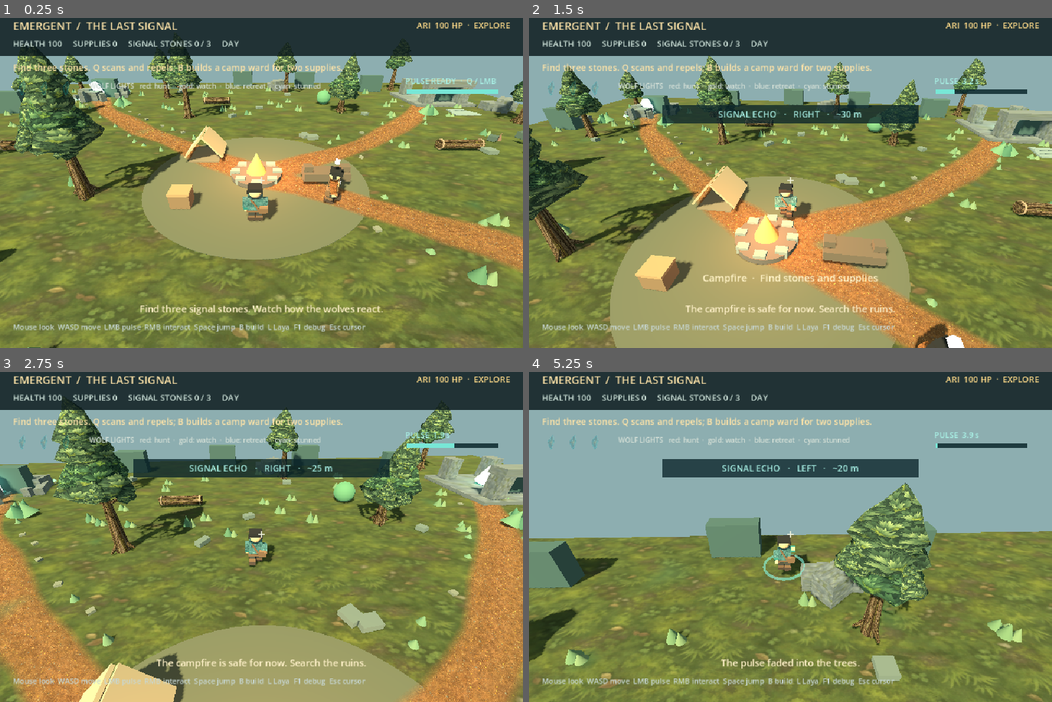
Above: before the commit, frames 1-4 (two rows, left to right).
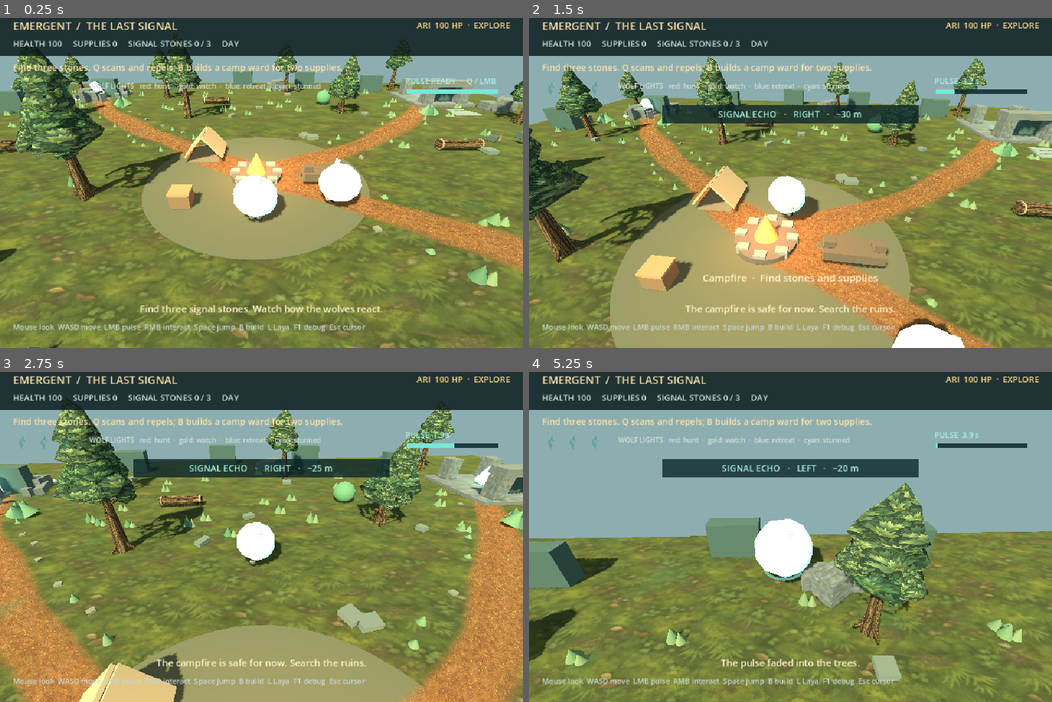
Above: after the commit, the same moments.

Repository: Morainet/Emergent
Game: Godot game, scene res://scenes/forest3d.tscn
Same seed, same stepped clock (60 frames per second), same inputs: the game is played once before the commit and once after it.
Inputs (mouse positions are in pixels of both pictures, inside the frame that each line leads up to):
- Up to frame 1 (0.25 s): no input
- Up to frame 2 (1.5 s): tap Enter at 0.5 s; move the mouse to (816, 179) at 0.52 s; hold R 0.53-1.28 s; hold W from 0.53 s (still down); click (816, 179) at 0.67 s; tap Space at 0.77, 1.07 s; move the mouse to (764, 183) at 1.27 s; tap E at 1.35 s
- Up to frame 3 (2.75 s): keep holding W; tap Space at 1.52, 1.82 s; move the mouse to (271, 527) at 2.02 s; tap Q at 2.1 s
- Up to frame 4 (5.25 s): keep holding W; move the mouse to (785, 540) at 2.77 s; tap B at 2.85 s; click (785, 540) at 2.92 s; tap Space at 3.02, 3.32, 3.77, 4.07, 4.52, 4.82 s; move the mouse to (827, 537) at 3.52 s; tap L at 3.6 s; move the mouse to (748, 530) at 4.27 s; tap R at 4.35 s; move the mouse to (795, 533) at 5.02 s; tap E at 5.1 s; click (795, 533) at 5.17 s

The runs differ from the first frame. In frame 1, 1.9% of the frame differs, in the area x 44-70%, y 44-63%; in frame 2, 1.5%; in frame 3, 0.8%; in frame 4, 1.7%.

Commit message:
Improve explorer and Ari character models

Diff:
--- /dev/null
+++ b/scenes/ari_avatar.tscn
@@ -0,0 +1,7 @@
+[gd_scene load_steps=2 format=3]
+
+[ext_resource type="Script" path="res://scripts/explorer_avatar.gd" id="1_avatar"]
+
+[node name="AriAvatar" type="Node3D"]
+script = ExtResource("1_avatar")
+character = "Ari"
--- /dev/null
+++ b/scenes/explorer_avatar.tscn
@@ -0,0 +1,6 @@
+[gd_scene load_steps=2 format=3]
+
+[ext_resource type="Script" path="res://scripts/explorer_avatar.gd" id="1_avatar"]
+
+[node name="ExplorerAvatar" type="Node3D"]
+script = ExtResource("1_avatar")
--- a/scripts/explorer_avatar.gd
+++ b/scripts/explorer_avatar.gd
@@ -1,21 +1,16 @@
+@tool
 class_name ExplorerAvatar
 extends Node3D
 
-const JACKET := Color("2e716d")
-const JACKET_LIGHT := Color("408783")
-const SHIRT := Color("c9bda2")
-const SKIN := Color("d8a980")
-const HAIR := Color("292a2a")
-const TROUSERS := Color("3f403c")
-const LEATHER := Color("725842")
-const BOOTS := Color("473b34")
-const SIGNAL := Color("79ecdf")
+# Faces -Z; origin remains centred inside the gameplay capsule.
 const EXPLORER_CANVAS = preload("res://assets/characters/explorer_canvas.png")
 const ARI_CANVAS = preload("res://assets/characters/ari_canvas.png")
-
-var jacket_color := JACKET
-var jacket_light_color := JACKET_LIGHT
-var signal_color := SIGNAL
+const SKIN := Color("d9ac87")
+const HAIR := Color("292c30")
+const LEATHER := Color("68503d")
+const BOOTS := Color("3b3430")
+
+@export_enum("Explorer", "Ari") var character := "Explorer"
 var left_leg: Node3D
 var right_leg: Node3D
 var left_arm: Node3D
@@ -30,13 +25,14 @@
 
 
 func _ready() -> void:
-	_build()
+	if get_child_count() == 0:
+		_build()
 
 
 func play_action(name: String, duration: float = 0.42) -> void:
 	action_name = name
-	action_duration = duration
-	action_time = duration
+	action_duration = maxf(duration, 0.01)
+	action_time = action_duration
 
 
 func animate(walk_time: float, horizontal_speed: float, pulse: float, vertical_speed: float = 0.0, grounded: bool = true, delta: float = 0.016, step_phase: float = -1.0) -> void:
@@ -82,90 +78,163 @@
 
 
 func _build() -> void:
-	# CharacterBody3D origin is at the center of its 1.8 m collision capsule.
-	left_leg = _limb("LeftLeg", Vector3(-0.17, -0.28, 0.0))
-	right_leg = _limb("RightLeg", Vector3(0.17, -0.28, 0.0))
+	var is_ari := character == "Ari"
+	var coat := Color("956e4f") if is_ari else Color("397677")
+	var coat_light := Color("bd936b") if is_ari else Color("579294")
+	var shirt := Color("e0caa5") if is_ari else Color("cfc5aa")
+	var accent := Color("ffda8a") if is_ari else Color("77eadf")
+	var fabric: Texture2D = ARI_CANVAS if is_ari else EXPLORER_CANVAS
+	var trousers := Color("4b5148") if is_ari else Color("46494a")
+
+	# Tapered trousers, separate boot shafts and toes make the stride legible.
+	left_leg = _pivot("LeftLeg", Vector3(-0.155, -0.28, 0.0))
+	right_leg = _pivot("RightLeg", Vector3(0.155, -0.28, 0.0))
 	for leg in [left_leg, right_leg]:
-		_box(leg, Vector3(0.28, 0.56, 0.30), Vector3(0.0, -0.20, 0.0), TROUSERS)
-		_box(leg, Vector3(0.31, 0.23, 0.35), Vector3(0.0, -0.42, 0.0), LEATHER)
-		_box(leg, Vector3(0.34, 0.16, 0.48), Vector3(0.0, -0.53, -0.06), BOOTS)
-
-	var canvas: Texture2D = EXPLORER_CANVAS if jacket_color == JACKET else ARI_CANVAS
-	_box(self, Vector3(0.67, 0.69, 0.38), Vector3(0.0, 0.03, 0.0), Color.WHITE, false, canvas)
-	_box(self, Vector3(0.30, 0.48, 0.025), Vector3(0.0, 0.08, -0.205), SHIRT)
-	_box(self, Vector3(0.16, 0.52, 0.04), Vector3(-0.23, 0.07, -0.22), jacket_light_color)
-	_box(self, Vector3(0.16, 0.52, 0.04), Vector3(0.23, 0.07, -0.22), jacket_light_color)
-	_box(self, Vector3(0.73, 0.10, 0.42), Vector3(0.0, -0.30, 0.0), LEATHER)
-	_box(self, Vector3(0.09, 0.12, 0.035), Vector3(0.0, -0.30, -0.23), Color("bdab78"))
-
-	left_arm = _limb("LeftArm", Vector3(-0.42, 0.29, 0.0))
-	right_arm = _limb("RightArm", Vector3(0.42, 0.29, 0.0))
+		_loft(leg, "Trouser", [Vector4(0.02, 0.125, 0.14, 0.0), Vector4(-0.21, 0.155, 0.16, 0.015), Vector4(-0.40, 0.12, 0.135, 0.0), Vector4(-0.50, 0.105, 0.115, 0.0)], trousers)
+		_loft(leg, "BootShaft", [Vector4(-0.41, 0.125, 0.14, 0.0), Vector4(-0.55, 0.135, 0.14, 0.0), Vector4(-0.58, 0.12, 0.135, 0.0)], LEATHER)
+		_ellipsoid(leg, "BootToe", Vector3(0.0, -0.58, -0.105), Vector3(0.16, 0.095, 0.25), BOOTS)
+		_ellipsoid(leg, "BootSole", Vector3(0.0, -0.645, -0.095), Vector3(0.165, 0.035, 0.245), Color("27282a"))
+		_loft(leg, "BootCuff", [Vector4(-0.43, 0.135, 0.15, 0.0), Vector4(-0.49, 0.14, 0.15, 0.0)], coat_light)
+
+	# One textured sculpted body, layered with an open shirt, lapels and collar.
+	_loft(self, "Coat", [Vector4(-0.39, 0.29, 0.19, 0.0), Vector4(-0.29, 0.315, 0.20, 0.0), Vector4(0.20, 0.35, 0.22, 0.0), Vector4(0.35, 0.24, 0.17, 0.0)], Color.WHITE, fabric)
+	_loft(self, "Shirt", [Vector4(-0.31, 0.15, 0.025, -0.205), Vector4(0.21, 0.14, 0.025, -0.235), Vector4(0.32, 0.09, 0.025, -0.195)], shirt)
+	for side in [-1.0, 1.0]:
+		_polygon(self, "CoatLapel", [Vector3(side * 0.13, 0.33, -0.196), Vector3(side * 0.30, 0.29, -0.19), Vector3(side * 0.225, -0.24, -0.218), Vector3(side * 0.14, -0.30, -0.205)], coat_light)
+		_polygon(self, "RaisedCollar", [Vector3(side * 0.12, 0.43, -0.135), Vector3(side * 0.30, 0.43, -0.095), Vector3(side * 0.30, 0.28, -0.16), Vector3(side * 0.13, 0.33, -0.20)], coat)
+		_ellipsoid(self, "CoatButton", Vector3(side * 0.175, -0.16, -0.225), Vector3(0.014, 0.014, 0.008), LEATHER)
+	_loft(self, "WaistBelt", [Vector4(-0.28, 0.315, 0.208, 0.0), Vector4(-0.34, 0.315, 0.208, 0.0)], LEATHER)
+	_ellipsoid(self, "Buckle", Vector3(0.0, -0.31, -0.213), Vector3(0.05, 0.035, 0.018), Color("c7a86c"))
+
+	left_arm = _pivot("LeftArm", Vector3(-0.36, 0.285, 0.0))
+	right_arm = _pivot("RightArm", Vector3(0.36, 0.285, 0.0))
 	for arm in [left_arm, right_arm]:
-		_box(arm, Vector3(0.25, 0.45, 0.29), Vector3(0.0, -0.23, 0.0), Color.WHITE, false, canvas)
-		_box(arm, Vector3(0.23, 0.10, 0.30), Vector3(0.0, -0.47, 0.0), jacket_color)
-		_box(arm, Vector3(0.16, 0.18, 0.19), Vector3(0.0, -0.60, 0.0), SKIN)
-
-	_box(self, Vector3(0.18, 0.16, 0.17), Vector3(0.0, 0.40, 0.0), SKIN)
-	_sphere(self, 0.29, Vector3(0.0, 0.66, 0.0), SKIN)
-	_box(self, Vector3(0.61, 0.18, 0.49), Vector3(0.0, 0.88, 0.015), HAIR)
-	_box(self, Vector3(0.22, 0.14, 0.25), Vector3(-0.19, 0.83, -0.22), HAIR)
-	_box(self, Vector3(0.22, 0.14, 0.25), Vector3(0.19, 0.83, -0.22), HAIR)
-	_box(self, Vector3(0.10, 0.18, 0.18), Vector3(-0.29, 0.68, 0.01), HAIR)
-	_box(self, Vector3(0.10, 0.18, 0.18), Vector3(0.29, 0.68, 0.01), HAIR)
-	for x in [-0.11, 0.11]:
-		_box(self, Vector3(0.055, 0.045, 0.02), Vector3(x, 0.69, -0.286), HAIR)
-
-	# Readable from the third-person camera as well as the front.
-	var front_strap := _box(self, Vector3(0.085, 0.74, 0.04), Vector3(0.0, 0.05, -0.245), LEATHER)
-	front_strap.rotation.z = -0.50
-	var back_strap := _box(self, Vector3(0.085, 0.74, 0.04), Vector3(0.0, 0.05, 0.225), LEATHER)
-	back_strap.rotation.z = 0.50
-	satchel = _limb("Satchel", Vector3(0.35, -0.18, 0.21))
-	_box(satchel, Vector3(0.38, 0.32, 0.19), Vector3.ZERO, LEATHER)
-	_box(satchel, Vector3(0.36, 0.07, 0.21), Vector3(0.0, 0.15, 0.0), Color("8b6c50"))
-	pendant = _box(self, Vector3(0.11, 0.16, 0.06), Vector3(0.0, 0.25, -0.28), signal_color, true)
+		_loft(arm, "Sleeve", [Vector4(0.04, 0.16, 0.17, 0.0), Vector4(-0.20, 0.145, 0.15, 0.0), Vector4(-0.41, 0.115, 0.12, 0.0), Vector4(-0.48, 0.12, 0.12, 0.0)], Color.WHITE, fabric)
+		_loft(arm, "RolledCuff", [Vector4(-0.43, 0.13, 0.13, 0.0), Vector4(-0.51, 0.12, 0.125, 0.0)], coat_light)
+		_ellipsoid(arm, "Hand", Vector3(0.0, -0.60, 0.0), Vector3(0.085, 0.135, 0.085), SKIN)
+		_ellipsoid(arm, "Thumb", Vector3(-0.075 if arm == left_arm else 0.075, -0.56, -0.045), Vector3(0.035, 0.07, 0.05), SKIN)
+
+	_loft(self, "Neck", [Vector4(0.33, 0.105, 0.105, 0.0), Vector4(0.49, 0.09, 0.09, 0.0)], SKIN)
+	_ellipsoid(self, "Head", Vector3(0.0, 0.655, -0.012), Vector3(0.215, 0.26, 0.205), SKIN)
+	_ellipsoid(self, "Jaw", Vector3(0.0, 0.535, -0.065), Vector3(0.155, 0.105, 0.155), SKIN)
+	for side in [-1.0, 1.0]:
+		_ellipsoid(self, "Ear", Vector3(side * 0.218, 0.635, -0.015), Vector3(0.045, 0.075, 0.045), SKIN)
+		_ellipsoid(self, "Eye", Vector3(side * 0.082, 0.682, -0.207), Vector3(0.018, 0.025, 0.009), Color("302b2a"))
+		_ellipsoid(self, "Brow", Vector3(side * 0.085, 0.724, -0.209), Vector3(0.07, 0.012, 0.015), HAIR)
+	_ellipsoid(self, "Nose", Vector3(0.0, 0.622, -0.216), Vector3(0.037, 0.067, 0.045), Color("c69070"))
+	_ellipsoid(self, "Mouth", Vector3(0.0, 0.540, -0.199), Vector3(0.055, 0.009, 0.006), Color("895d58"))
+	if is_ari:
+		_loft(self, "Scarf", [Vector4(0.36, 0.165, 0.15, 0.0), Vector4(0.43, 0.15, 0.145, 0.0), Vector4(0.48, 0.11, 0.11, 0.0)], Color("58736c"))
+		_ellipsoid(self, "Hair", Vector3(0.0, 0.805, 0.02), Vector3(0.225, 0.125, 0.21), Color("4c3630"))
+		_ellipsoid(self, "CapCrown", Vector3(0.0, 0.845, 0.0), Vector3(0.255, 0.105, 0.22), coat)
+		_ellipsoid(self, "CapBrim", Vector3(0.0, 0.785, -0.175), Vector3(0.24, 0.025, 0.145), coat_light)
+	else:
+		_ellipsoid(self, "HairBack", Vector3(0.0, 0.79, 0.075), Vector3(0.23, 0.16, 0.17), HAIR)
+		_ellipsoid(self, "HairTop", Vector3(0.0, 0.84, 0.0), Vector3(0.24, 0.12, 0.205), HAIR)
+		for tuft in [Vector3(-0.15, 0.785, -0.16), Vector3(-0.02, 0.81, -0.18), Vector3(0.13, 0.78, -0.16)]:
+			_ellipsoid(self, "HairTuft", tuft, Vector3(0.095, 0.08, 0.09), HAIR)
+
+	var front_strap := _loft(self, "FrontStrap", [Vector4(-0.32, 0.042, 0.022, -0.238), Vector4(0.34, 0.042, 0.022, -0.200)], LEATHER)
+	front_strap.rotation.z = -0.43
+	var back_strap := _loft(self, "BackStrap", [Vector4(-0.32, 0.042, 0.022, 0.217), Vector4(0.34, 0.042, 0.022, 0.194)], LEATHER)
+	back_strap.rotation.z = 0.43
+	satchel = _pivot("Satchel", Vector3(0.31, -0.18, 0.20))
+	_loft(satchel, "Bag", [Vector4(-0.20, 0.165, 0.105, 0.0), Vector4(0.12, 0.17, 0.11, 0.0)], LEATHER)
+	_polygon(satchel, "BagFlap", [Vector3(-0.16, 0.12, 0.115), Vector3(0.16, 0.12, 0.115), Vector3(0.13, -0.035, 0.118), Vector3(-0.13, -0.035, 0.118)], coat_light)
+	_ellipsoid(satchel, "BagClasp", Vector3(0.0, -0.02, 0.128), Vector3(0.035, 0.04, 0.015), Color("c7a86c"))
+	pendant = _ellipsoid(self, "SignalPendant", Vector3(0.0, 0.245, -0.254), Vector3(0.055, 0.09, 0.035), accent, true)
 	pendant.rotation.z = PI / 4.0
 
 
-func _limb(label: String, offset: Vector3) -> Node3D:
-	var limb := Node3D.new()
-	limb.name = label
-	limb.position = offset
-	add_child(limb)
-	return limb
-
-
-func _box(parent: Node3D, size: Vector3, offset: Vector3, color: Color, glow: bool = false, texture: Texture2D = null) -> MeshInstance3D:
-	var instance := MeshInstance3D.new()
-	var mesh := BoxMesh.new()
-	mesh.size = size
-	instance.mesh = mesh
+func _pivot(label: String, offset: Vector3) -> Node3D:
+	var node := Node3D.new()
+	node.name = label
+	node.position = offset
+	add_child(node)
+	return node
+
+
+func _material(color: Color, texture: Texture2D = null, glow: bool = false) -> StandardMaterial3D:
 	var material := StandardMaterial3D.new()
 	material.albedo_color = color
-	if texture != null:
-		material.albedo_texture = texture
+	material.albedo_texture = texture
 	material.roughness = 0.9
 	if glow:
 		material.emission_enabled = true
 		material.emission = color
 		material.emission_energy_multiplier = 1.7
-	instance.material_override = material
-	instance.position = offset
-	parent.add_child(instance)
-	return instance
-
-
-func _sphere(parent: Node3D, radius: float, offset: Vector3, color: Color) -> void:
-	var instance := MeshInstance3D.new()
+	return material
+
+
+func _ellipsoid(parent: Node3D, label: String, offset: Vector3, size: Vector3, color: Color, glow: bool = false) -> MeshInstance3D:
+	var part := MeshInstance3D.new()
+	part.name = label
 	var mesh := SphereMesh.new()
-	mesh.radius = radius
-	mesh.height = radius * 2.0
+	mesh.radius = 1.0
+	mesh.height = 2.0
 	mesh.radial_segments = 10
 	mesh.rings = 5
-	instance.mesh = mesh
-	var material := StandardMaterial3D.new()
-	material.albedo_color = color
-	material.roughness = 0.9
-	instance.material_override = material
-	instance.position = offset
-	parent.add_child(instance)
+	part.mesh = mesh
+	part.position = offset
+	part.scale = size
+	part.material_override = _material(color, null, glow)
+	parent.add_child(part)
+	return part
+
+
+func _loft(parent: Node3D, label: String, rings: Array[Vector4], color: Color, texture: Texture2D = null) -> MeshInstance3D:
+	var surface := SurfaceTool.new()
+	surface.begin(Mesh.PRIMITIVE_TRIANGLES)
+	var sides := 8
+	for ring_id in range(rings.size() - 1):
+		for side in range(sides):
+			var a := _ring_point(rings[ring_id], side, sides)
+			var b := _ring_point(rings[ring_id], side + 1, sides)
+			var c := _ring_point(rings[ring_id + 1], side, sides)
+			var d := _ring_point(rings[ring_id + 1], side + 1, sides)
+			var u := float(side) / sides
+			var u_next := float(side + 1) / sides
+			var v := float(ring_id) / (rings.size() - 1)
+			var v_next := float(ring_id + 1) / (rings.size() - 1)
+			if rings[ring_id + 1].x > rings[ring_id].x:
+				_triangle(surface, a, b, c, Vector2(u, v), Vector2(u_next, v), Vector2(u, v_next))
+				_triangle(surface, b, d, c, Vector2(u_next, v), Vector2(u_next, v_next), Vector2(u, v_next))
+			else:
+				_triangle(surface, a, c, b, Vector2(u, v), Vector2(u, v_next), Vector2(u_next, v))
+				_triangle(surface, b, c, d, Vector2(u_next, v), Vector2(u, v_next), Vector2(u_next, v_next))
+	surface.generate_normals()
+	var part := MeshInstance3D.new()
+	part.name = label
+	part.mesh = surface.commit()
+	part.material_override = _material(color, texture)
+	parent.add_child(part)
+	return part
+
+
+func _ring_point(ring: Vector4, side: int, sides: int) -> Vector3:
+	var angle := TAU * float(side) / sides
+	return Vector3(cos(angle) * ring.y, ring.x, sin(angle) * ring.z + ring.w)
+
+
+func _polygon(parent: Node3D, label: String, points: Array[Vector3], color: Color) -> void:
+	var surface := SurfaceTool.new()
+	surface.begin(Mesh.PRIMITIVE_TRIANGLES)
+	for i in range(1, points.size() - 1):
+		_triangle(surface, points[0], points[i], points[i + 1], Vector2.ZERO, Vector2.ONE, Vector2(1.0, 0.0))
+	surface.generate_normals()
+	var part := MeshInstance3D.new()
+	part.name = label
+	part.mesh = surface.commit()
+	var material := _material(color)
+	material.cull_mode = BaseMaterial3D.CULL_DISABLED
+	part.material_override = material
+	parent.add_child(part)
+
+
+func _triangle(surface: SurfaceTool, a: Vector3, b: Vector3, c: Vector3, uv_a: Vector2, uv_b: Vector2, uv_c: Vector2) -> void:
+	surface.set_uv(uv_a)
+	surface.add_vertex(a)
+	surface.set_uv(uv_b)
+	surface.add_vertex(b)
+	surface.set_uv(uv_c)
+	surface.add_vertex(c)
--- a/scripts/forest3d.gd
+++ b/scripts/forest3d.gd
@@ -14,6 +14,8 @@
 const MOSS_BARK_TEXTURE = preload("res://assets/textures/moss_bark.png")
 const PINE_CANOPY_TEXTURE = preload("res://assets/textures/pine_canopy.png")
 const WOLF_MODEL = preload("res://scenes/wolf_avatar.tscn")
+const EXPLORER_MODEL = preload("res://scenes/explorer_avatar.tscn")
+const ARI_MODEL = preload("res://scenes/ari_avatar.tscn")
 const CROWN_RING_HEIGHTS = [-0.5, -0.36, -0.08, 0.22, 0.5]
 const CROWN_RING_RADII = [0.78, 1.0, 0.72, 0.42, 0.035]
 const SIGNAL_SHARD_ICON = preload("res://assets/ui/signal_shard.png")
@@ -720,8 +722,7 @@
 	capsule.height = 1.8
 	shape.shape = capsule
 	player.add_child(shape)
-	player_visual = ExplorerAvatar.new()
-	player_visual.name = "ExplorerAvatar"
+	player_visual = EXPLORER_MODEL.instantiate()
 	player.add_child(player_visual)
 	pulse_ring = MeshInstance3D.new()
 	pulse_ring.name = "PulseRing"
@@ -752,11 +753,7 @@
 	capsule.height = 1.8
 	shape.shape = capsule
 	ari.add_child(shape)
-	ari_visual = ExplorerAvatar.new()
-	ari_visual.name = "AriAvatar"
-	ari_visual.jacket_color = Color("986e4e")
-	ari_visual.jacket_light_color = Color("b88960")
-	ari_visual.signal_color = Color("ffdb89")
+	ari_visual = ARI_MODEL.instantiate()
 	ari.add_child(ari_visual)
 	var marker := _box(ari, Vector3(0.22, 0.22, 0.22), Vector3(0.0, 1.35, 0.0), Color("ffdb89"), true)
 	marker.rotation.z = PI / 4.0
--- a/tests/smoke.gd
+++ b/tests/smoke.gd
@@ -28,6 +28,18 @@
 	assert(not navigator.grid.is_point_solid(navigator._world_to_id(escape_route.front())), "The first escape waypoint should be walkable")
 	assert(not navigator.route(Vector3(29.0, 1.0, 29.0), Vector3(-29.0, 1.0, -29.0)).is_empty(), "Routes should clamp to map bounds")
 	var avatar: Node3D = player.get_node("ExplorerAvatar")
+	assert(avatar.scene_file_path == "res://scenes/explorer_avatar.tscn", "The game should use the reusable explorer scene")
+	assert(ari.get_node("AriAvatar").scene_file_path == "res://scenes/ari_avatar.tscn", "Ari should use a distinct reusable scene")
+	assert(avatar.get_node("Coat").mesh is ArrayMesh and avatar.get_node("LeftLeg/Trouser").mesh is ArrayMesh, "Explorer should have sculpted, non-box clothing")
+	for mesh_path in ["Coat", "LeftLeg/Trouser", "LeftArm/Sleeve"]:
+		var mesh: ArrayMesh = avatar.get_node(mesh_path).mesh
+		var arrays := mesh.surface_get_arrays(0)
+		assert((arrays[Mesh.ARRAY_NORMAL] as PackedVector3Array)[0].x > 0.0, "%s should face outwards" % mesh_path)
+	assert(ari.get_node("AriAvatar/CapCrown") != null and ari.get_node("AriAvatar/Scarf") != null, "Ari should have a distinct ranger silhouette")
+	assert(avatar.get_node("HairTuft") != null and avatar.get_node("SignalPendant") != null, "Explorer hair and signal pendant should be modelled")
+	for asset in ["res://assets/models/explorer_lowpoly.glb", "res://assets/models/ari_lowpoly.glb"]:
+		var imported_scene: PackedScene = load(asset)
+		assert(imported_scene != null, "%s should import as a standalone GLB scene" % asset)
 	assert(avatar.get_node("LeftLeg") != null and avatar.get_node("RightLeg") != null, "Explorer should have animated legs")
 	assert(avatar.get_node("LeftArm") != null and avatar.get_node("RightArm") != null, "Explorer should have animated arms")
 	avatar.call("animate", 1.0, 7.0, 0.0)
--- /dev/null
+++ b/tools/export_character_models.gd
@@ -0,0 +1,28 @@
+extends SceneTree
+
+
+func _initialize() -> void:
+	call_deferred("_export")
+
+
+func _export() -> void:
+	for character in ["explorer", "ari"]:
+		var scene_path := "res://scenes/%s_avatar.tscn" % character
+		var avatar: ExplorerAvatar = load(scene_path).instantiate()
+		root.add_child(avatar)
+		var document := GLTFDocument.new()
+		var state := GLTFState.new()
+		var append_error := document.append_from_scene(avatar, state)
+		if append_error != OK:
+			push_error("%s GLB scene collection failed: %d" % [character, append_error])
+			quit(1)
+			return
+		var output_path := "res://assets/models/%s_lowpoly.glb" % character
+		var save_error := document.write_to_filesystem(state, output_path)
+		if save_error != OK:
+			push_error("%s GLB save failed: %d" % [character, save_error])
+			quit(1)
+			return
+		print("CHARACTER MODEL EXPORTED: ", output_path)
+		avatar.free()
+	quit(0)
Binary file added: assets/models/ari_lowpoly.glb
Not shown, added: assets/models/ari_lowpoly.glb.import
Binary file added: assets/models/explorer_lowpoly.glb
Not shown, added: assets/models/explorer_lowpoly.glb.import
Not shown, added: tools/export_character_models.gd.uid
Not shown, changed: .gitignore
Not shown, changed: README.md
Not shown, changed: assets/README.md
